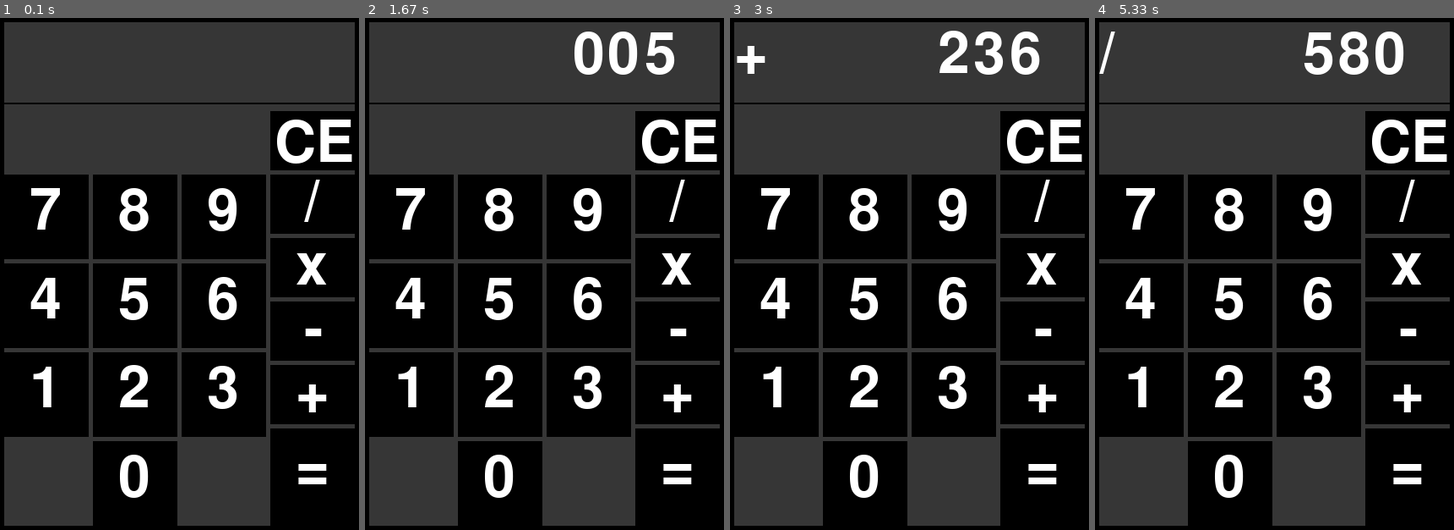
Above: before the commit, frames 1-4 (left to right).
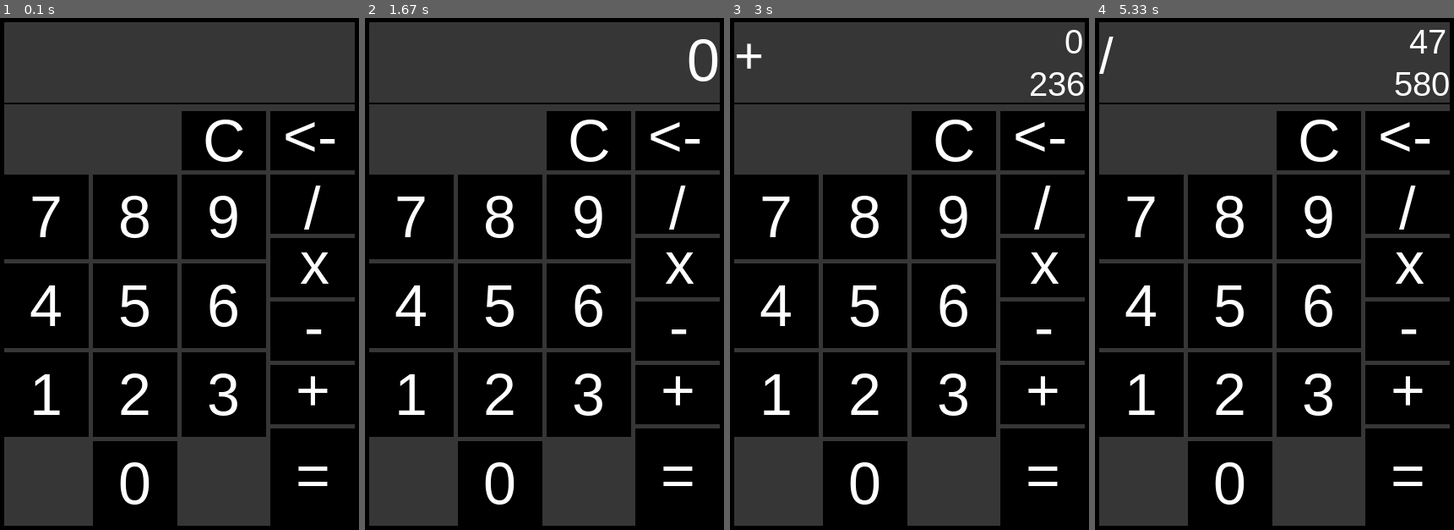
Above: after the commit, the same moments.

Repository: felipeucelli/calculadora-pygame
Game: pygame game, started from calculadora.py
Two runs of this game, one before a commit and one after it. Both use one fixed random seed, a clock stepped at 60 frames per second and the inputs below.
Inputs:
- Up to frame 1 (0.1 s): no input
- Up to frame 2 (1.67 s): tap one key every 0.33 s from 0.33 s: Enter 1 0 5
- Up to frame 3 (3 s): tap one key every 0.33 s from 1.67 s: + 2 3 6
- Up to frame 4 (5.33 s): tap C at 3 s; tap 4 at 3.33 s; tap 7 at 3.67 s; tap / at 4 s; hold 5 4.33-4.8 s; tap 8 at 4.83 s; hold 0 from 5.17 s (still down)

The runs differ from the first frame. In frame 1, 8.8% of the frame differs, in the area x 8-99%, y 18-96%; in frame 2, 10%; in frame 3, 11%; in frame 4, 11%, in the area x 1-99%, y 2-96%.

Commit message:
Update calculadora.py

Diff:
--- a/calculadora.py
+++ b/calculadora.py
@@ -21,19 +21,17 @@
 
 #  CRIA A TELA DE EXIBIÇÃO
 scren = pygame.display.set_mode((largura, altura))
-fps = pygame.time.Clock()
 
 
 class Botao:
     #  INICIALIZA O METODO CONSTRUTOR
-    def __init__(self, pos_x, pos_y, tam_x, tam_y, cor, num, fun):
+    def __init__(self, pos_x, pos_y, tam_x, tam_y, cor, num):
         self.pos_x = pos_x
         self.pos_y = pos_y
         self.tam_x = tam_x
         self.tam_y = tam_y
         self.cor = cor
         self.num = num
-        self.fun = fun
 
     #  FUNÇÃO PARA MOSTRAR O BOTÃO NA TELA
     def mostrar(self, tex_pos_x=0, tex_pos_y=0):
@@ -52,116 +50,167 @@
         pygame.draw.rect(scren, self.cor, [self.pos_x, self.pos_y, self.tam_x, self.tam_y])
 
         #  PEGA A POSIÇÃO X E Y DO MOUSE
-        x = pygame.mouse.get_pos()[0]
-        y = pygame.mouse.get_pos()[1]
-
-        #  print(self.pos_x, self.pos_y, self.num)
+        x1 = pygame.mouse.get_pos()[0]
+        y1 = pygame.mouse.get_pos()[1]
 
         #  VERIFICA A POSIÇÃO DO MOUSE NO QUADRADO CORRESPONDENTE
-        if self.pos_x < x < self.pos_x + self.tam_x and self.pos_y < y < self.pos_y + self.tam_y:
+        if self.pos_x < x1 < self.pos_x + self.tam_x and self.pos_y < y1 < self.pos_y + self.tam_y:
 
             #  MUDA A COR DO BOTÃO
             pygame.draw.rect(scren, cinza31, [self.pos_x, self.pos_y, self.tam_x, self.tam_y])
 
-            #  VERIFICA SE O BOTÃO FOI PRECIONADO E RETORNA O VALOR PARA SER ESCRITO NA TELA
-            for event1 in pygame.event.get():
-
-                #  FECHA O PROGRAMA
-                if event1.type == pygame.QUIT:
-                    sair = True
-
-                #  TESTA SE ALGUM BOTÃO FOI PRECIONADO
-                if event1.type == pygame.MOUSEBUTTONDOWN:
-                    print()
-
-                    #  TESTA A FUNÇÃO DO BOTÃO PRECIONADO
-                    if self.fun == 'op':
-                        op = self.num
-
-                        #  VERIFICA E REOTORNA O OPERADOR
-                        if op != '=':
-                            op = self.num
-                            tela = ''
-                            block = False
-                        else:
-                            op = self.num
-
-                    #  VERIFICA E RETORNA O NUMERO
-                    elif self.fun == 'num':
-                        if not block:
-                            tela += self.num
+            #  DESENHA AS BORDAS DO BOTÃO QUANDO O CURSO ESTA EM CIMA
+            pygame.draw.rect(scren, azul, [self.pos_x, self.pos_y, self.tam_x, 2])  # X SUPERIOR
+            pygame.draw.rect(scren, azul, [self.pos_x, self.pos_y, 2, self.tam_y])  # Y DIREITO
+            pygame.draw.rect(scren, azul, [self.pos_x, self.pos_y + self.tam_y - 2, self.tam_x, 2])  # X INFERIOR
+            pygame.draw.rect(scren, azul, [self.pos_x + self.tam_x - 2, self.pos_y, 2, self.tam_y])  # Y ESQUERDO
 
         #  ESCREVE O NUMERO NA TELA
-        font = pygame.font.SysFont('', 100)
+        font = pygame.font.SysFont('Arial', 70)
         texto = font.render(self.num, True, branco)
         scren.blit(texto, [tex_pos_x, tex_pos_y])
 
 
-#  MOSTRA A TELA
+#  FUNÇÃO DE EXIBIÇÃO DOS VALORES NA TELA
 def gui():
+
     global tela, op, block, num1, num2, total
 
-    #  CONFIGURA O TAMANHO DA TELA DE ACORDO COM A QUANTIDADE DE ITENS
-    tam_tela2 = tam_tela = 34.5
-    tam_tela *= len(tela)
-    tam_tela2 *= len(str(int(num1)))
-
-    #  BLOQUEIA A ENTRADA DE NOVOS NUMEROS DE TIVER MAIS DE NOVE ITENS
-    if len(tela) >= 9:
+    #  VERIFICA O TAMANHO DA 'TELA' E REDIMENSIONA
+    tam_tela = len(tela) * 39
+
+    #  BLOQUEIA A ENTRADA DE VALORES SE HOUVER 10 ITENS
+    if len(tela) == 10:
         block = True
 
-    font1 = pygame.font.SysFont('', 100)  # SELECIONA A FONTE DA TELA
-
-    texto1 = font1.render(tela, True, branco)  # ESCREVE A 'TELA'
-    scren.blit(texto1, [350 - tam_tela, 10])  # SELECIONA A POSIÇÃO X Y DA 'TELA'
-
-    #  VERIFICA SE A TELA FOI LIMPA, CASO COMTRÁRIO MOSTRA O OPERADOR
-    if op != 'CE':
-        texto1 = font1.render(op, True, branco)  # ESCREVE O OPERADOR
-        scren.blit(texto1, [5, 10])  # SELECIONA A POSIÇÃO X Y DO OPERADOR
-
-    #  VERIFICA SE FOI ESCOLHIDO UM OPERADOR E MOSTRA O NUM1
-    if op != '' and num1 != 0 and op != '=' and op != 'CE' and num2 == 0:
-        texto1 = font1.render(str(int(num1)), True, branco)
-        scren.blit(texto1, [350 - tam_tela2, 10])
-
-
-#  CONFIGURA OS BOTÕES
-b0 = Botao(pos_x=110, pos_y=500, tam_x=100, tam_y=100, cor=preto, num='0', fun='num')
-b1 = Botao(pos_x=5, pos_y=395, tam_x=100, tam_y=100, cor=preto, num='1', fun='num')
-b2 = Botao(pos_x=110, pos_y=395, tam_x=100, tam_y=100, cor=preto, num='2', fun='num')
-b3 = Botao(pos_x=215, pos_y=395, tam_x=100, tam_y=100, cor=preto, num='3', fun='num')
-b4 = Botao(pos_x=5, pos_y=290, tam_x=100, tam_y=100, cor=preto, num='4', fun='num')
-b5 = Botao(pos_x=110, pos_y=290, tam_x=100, tam_y=100, cor=preto, num='5', fun='num')
-b6 = Botao(pos_x=215, pos_y=290, tam_x=100, tam_y=100, cor=preto, num='6', fun='num')
-b7 = Botao(pos_x=5, pos_y=185, tam_x=100, tam_y=100, cor=preto, num='7', fun='num')
-b8 = Botao(pos_x=110, pos_y=185, tam_x=100, tam_y=100, cor=preto, num='8', fun='num')
-b9 = Botao(pos_x=215, pos_y=185, tam_x=100, tam_y=100, cor=preto, num='9', fun='num')
-
-tot = Botao(pos_x=320, pos_y=485, tam_x=100, tam_y=115, cor=preto, num='=', fun='op')
-ad = Botao(pos_x=320, pos_y=410, tam_x=100, tam_y=70, cor=preto, num='+', fun='op')
-sub = Botao(pos_x=320, pos_y=335, tam_x=100, tam_y=70, cor=preto, num='-', fun='op')
-mult = Botao(pos_x=320, pos_y=260, tam_x=100, tam_y=70, cor=preto, num='x', fun='op')
-div = Botao(pos_x=320, pos_y=185, tam_x=100, tam_y=70, cor=preto, num='/', fun='op')
-clear = Botao(pos_x=320, pos_y=110, tam_x=100, tam_y=70, cor=preto, num='CE', fun='op')
-
-#  VARIAVEIS GLOBAIS
-tela = ''
-op = ''
-sair = False
-block = False
-num1 = 0
-num2 = 0
-total = 0
-
-#  LOOP PRINCIPAL
-while not sair:
+    #  VERIFICA SE É O PRIMEIRO VALOR QUE ESTA ENTRANDO
+    if op == '':
+
+        #   VERIFICA O TAMANHO DO TOTAL E MOSTRA NO MAXIMO DEZ ELEMNTOS
+        if len(tela) >= 10:
+            tela = tela[0:10]
+            fonte_tela = pygame.font.SysFont('Arial', 70)
+            txt_tela = fonte_tela.render(tela, True, branco)
+            scren.blit(txt_tela, [420 - tam_tela, 10])
+        else:
+            #  CONFIGURA O TEXTO DA PRIMEIRA ENTRADA
+            fonte_tela = pygame.font.SysFont('Arial', 70)
+            txt_tela = fonte_tela.render(tela, True, branco)
+            scren.blit(txt_tela, [420 - tam_tela, 10])
+    else:
+
+        #  CONFIGURA O TEXTO DA SEGUNDA ENTRADA
+        fonte_tela_2 = pygame.font.SysFont('Arial', 40)
+        txt_tela_2 = fonte_tela_2.render(tela, True, branco)
+        scren.blit(txt_tela_2, [420 - (len(tela) * 22), 55])
+
+        # CONFIGURA A EXIBIÇÃO DE TEXTO DA PRIMEIRA ENTRADA JUNTO COM A SEGUNDA
+        fonte_num = pygame.font.SysFont('Arial', 40)
+        txt_num = fonte_num.render(str(int(num1)), True, branco)
+        scren.blit(txt_num, [420 - (len(str(int(num1))) * 24), 5])
+
+        #  RETORNA NA TELA O TOTAL DA OPERAÇÃO
+        if op != 'C' and op != '=':
+            fonte_op = pygame.font.SysFont('Arial', 60)
+            txt_op = fonte_op.render(op, True, branco)
+            scren.blit(txt_op, [5, 10])
+
+
+#  VERIFICA A POSIÇÃO DO MOUSE AO BOTÃO CORRESPONDENTE
+def verificar(verificar_x, verificar_y):
+
+    global tela, op, sair, block
+
+    if b0.pos_x < verificar_x < b0.pos_x + b0.tam_x and b0.pos_y < verificar_y < b0.pos_y + b0.tam_y:
+        if not block:
+            tela += b0.num
+
+    if b1.pos_x < verificar_x < b1.pos_x + b1.tam_x and b1.pos_y < verificar_y < b1.pos_y + b1.tam_y:
+        if not block:
+            tela += b1.num
+
+    if b2.pos_x < verificar_x < b2.pos_x + b2.tam_x and b2.pos_y < verificar_y < b2.pos_y + b2.tam_y:
+        if not block:
+            tela += b2.num
+
+    if b3.pos_x < verificar_x < b3.pos_x + b3.tam_x and b3.pos_y < verificar_y < b3.pos_y + b3.tam_y:
+        if not block:
+            tela += b3.num
+
+    if b4.pos_x < verificar_x < b4.pos_x + b4.tam_x and b4.pos_y < verificar_y < b4.pos_y + b4.tam_y:
+        if not block:
+            tela += b4.num
+
+    if b5.pos_x < verificar_x < b5.pos_x + b5.tam_x and b5.pos_y < verificar_y < b5.pos_y + b5.tam_y:
+        if not block:
+            tela += b5.num
+
+    if b6.pos_x < verificar_x < b6.pos_x + b6.tam_x and b6.pos_y < verificar_y < b6.pos_y + b6.tam_y:
+        if not block:
+            tela += b6.num
+
+    if b7.pos_x < verificar_x < b7.pos_x + b7.tam_x and b7.pos_y < verificar_y < b7.pos_y + b7.tam_y:
+        if not block:
+            tela += b7.num
+
+    if b8.pos_x < verificar_x < b8.pos_x + b8.tam_y and b8.pos_y < verificar_y < b8.pos_y + b8.tam_y:
+        if not block:
+            tela += b8.num
+
+    if b9.pos_x < verificar_x < b9.pos_x + b9.tam_x and b9.pos_y < verificar_y < b9.pos_y + b9.tam_y:
+        if not block:
+            tela += b9.num
+
+    if tot.pos_x < verificar_x < tot.pos_x + tot.tam_x and tot.pos_y < verificar_y < tot.pos_y + tot.tam_y:
+        op = tot.num
+        block = False
+
+    if ad.pos_x < verificar_x < ad.pos_x + ad.tam_x and ad.pos_y < verificar_y < ad.pos_y + ad.tam_y:
+        op = ad.num
+        tela = ''
+        block = False
+
+    if sub.pos_x < verificar_x < sub.pos_x + sub.tam_x and sub.pos_y < verificar_y < sub.pos_y + sub.tam_y:
+        op = sub.num
+        tela = ''
+        block = False
+
+    if mult.pos_x < verificar_x < mult.pos_x + mult.tam_x and mult.pos_y < verificar_y < mult.pos_y + mult.tam_y:
+        op = mult.num
+        tela = ''
+        block = False
+
+    if div.pos_x < verificar_x < div.pos_x + div.tam_x and div.pos_y < verificar_y < div.pos_y + div.tam_y:
+        op = div.num
+        tela = ''
+        block = False
+
+    if back.pos_x < verificar_x < back.pos_x + back.tam_x and back.pos_y < verificar_y < back.pos_y + back.tam_y:
+
+        #  APAGA O ULTIMO ELEMENTO
+        if not block:
+            tela = tela[0:len(tela) - 1]
+
+    if clear.pos_x < verificar_x < clear.pos_x + clear.tam_x and clear.pos_y < verificar_y < clear.pos_y + clear.tam_y:
+        op = clear.num
+        tela = ''
+        block = False
+
+
+def principal():
+    global tela, op, block, num1, num2, total, sair
 
     #  TESTA OS EVENTOS
     for event in pygame.event.get():
 
         if event.type == pygame.QUIT:
             sair = True
+
+        #  TESTA OS EVENTOS DO MOUSE
+        if event.type == pygame.MOUSEBUTTONDOWN:
+            x = pygame.mouse.get_pos()[0]
+            y = pygame.mouse.get_pos()[1]
+            verificar(verificar_x=x, verificar_y=y)
 
         #  TESTA OS EVENTOS DO TECALDO
         if event.type == pygame.KEYDOWN:
@@ -169,59 +218,74 @@
                 sair = True
 
             #  TESTA O NUMERO DO TECLADO PRECIONADO
-            if event.key == pygame.K_0 or event.key == pygame.K_KP0:
+            if event.key == pygame.K_KP0 or event.key == pygame.K_0:
                 if not block:
                     tela += '0'
-            if event.key == pygame.K_1 or event.key == pygame.K_KP1:
+            if event.key == pygame.K_KP1 or event.key == pygame.K_1:
                 if not block:
                     tela += '1'
-            if event.key == pygame.K_2 or event.key == pygame.K_KP2:
+            if event.key == pygame.K_KP2 or event.key == pygame.K_2:
                 if not block:
                     tela += '2'
-            if event.key == pygame.K_3 or event.key == pygame.K_KP3:
+            if event.key == pygame.K_KP3 or event.key == pygame.K_3:
                 if not block:
                     tela += '3'
-            if event.key == pygame.K_4 or event.key == pygame.K_KP4:
+            if event.key == pygame.K_KP4 or event.key == pygame.K_4:
                 if not block:
                     tela += '4'
-            if event.key == pygame.K_5 or event.key == pygame.K_KP5:
+            if event.key == pygame.K_KP5 or event.key == pygame.K_5:
                 if not block:
                     tela += '5'
-            if event.key == pygame.K_6 or event.key == pygame.K_KP6:
+            if event.key == pygame.K_KP6 or event.key == pygame.K_6:
                 if not block:
                     tela += '6'
-            if event.key == pygame.K_7 or event.key == pygame.K_KP7:
+            if event.key == pygame.K_KP7 or event.key == pygame.K_7:
                 if not block:
                     tela += '7'
-            if event.key == pygame.K_8 or event.key == pygame.K_KP8:
+            if event.key == pygame.K_KP8 or event.key == pygame.K_8 and event.mod != pygame.KMOD_RSHIFT \
+                    or event.key == pygame.K_8 and event.mod != pygame.KMOD_LSHIFT:
                 if not block:
                     tela += '8'
-            if event.key == pygame.K_9 or event.key == pygame.K_KP9:
+            if event.key == pygame.K_KP9 or event.key == pygame.K_9:
                 if not block:
                     tela += '9'
 
             #  TESTA O OPERADOR PRECIONADO
-            if event.key == pygame.K_KP_PLUS:
+            if event.key == pygame.K_KP_PLUS or event.mod == pygame.KMOD_RSHIFT and event.key == pygame.K_EQUALS \
+                    or event.mod == pygame.KMOD_LSHIFT and event.key == pygame.K_EQUALS:
                 op = '+'
                 tela = ''
                 block = False
+
             if event.key == pygame.K_KP_MINUS or event.key == pygame.K_MINUS:
                 op = '-'
                 tela = ''
                 block = False
-            if event.key == pygame.K_KP_MULTIPLY:
+
+            if event.key == pygame.K_KP_MULTIPLY or event.mod == pygame.KMOD_RSHIFT and event.key == pygame.K_8 \
+                    or event.mod == pygame.KMOD_LSHIFT and event.key == pygame.K_8:
                 op = 'x'
                 tela = ''
                 block = False
-            if event.key == pygame.K_KP_DIVIDE or event.key == pygame.K_SLASH:
+
+            if event.key == pygame.K_KP_DIVIDE or event.mod == pygame.KMOD_RALT and event.key == pygame.K_q \
+                    or event.key == pygame.K_SLASH:
                 op = '/'
                 tela = ''
                 block = False
+
             if event.key == pygame.K_RETURN:
                 op = '='
                 block = False
+
             if event.key == pygame.K_BACKSPACE:
-                op = "CE"
+
+                #  APAGA O ULTIMO ELEMENTO
+                if not block:
+                    tela = tela[0:len(tela) - 1]
+
+            if event.key == pygame.K_c:
+                op = "C"
                 tela = ''
                 block = False
 
@@ -249,11 +313,12 @@
     b9.mostrar()
 
     tot.mostrar(tex_pos_x=30, tex_pos_y=15)
-    ad.mostrar(tex_pos_x=30, tex_pos_y=0)
-    sub.mostrar(tex_pos_x=40, tex_pos_y=0)
-    mult.mostrar(tex_pos_x=30, tex_pos_y=0)
+    ad.mostrar(tex_pos_x=30, tex_pos_y=-10)
+    sub.mostrar(tex_pos_x=40, tex_pos_y=-10)
+    mult.mostrar(tex_pos_x=35, tex_pos_y=-10)
     div.mostrar(tex_pos_x=40, tex_pos_y=0)
-    clear.mostrar(tex_pos_x=5, tex_pos_y=5)
+    back.mostrar(tex_pos_x=15, tex_pos_y=-10)
+    clear.mostrar(tex_pos_x=25, tex_pos_y=-5)
 
     #  PASSA O PRIMEIRO VALOR FLOAT DA TELA
     if tela != '' and op == '':
@@ -263,23 +328,28 @@
     if tela != '' and op != '':
         num2 = float(tela)
 
-        #  VERIFICA A OPERAÇÃO ESCOLHIDA
+        #  VERIFICA E REALIZA A OPERAÇÃO ESCOLHIDA
         if op == '+':
             total = int(num1 + num2)
+
         if op == '-':
             total = int(num1 - num2)
+
         if op == 'x':
             total = int(num1 * num2)
+
         if op == '/':
             total = float(num1 / num2)
+
         if op == '=':
             num1 = 0
             num2 = 0
+            tela = str(total)
             op = ''
-            tela = str(total)
+            block = True
 
     #  LIMPA A TELA
-    if op == 'CE':
+    if op == 'C':
         tela = ''
         num1 = 0
         num2 = 0
@@ -291,4 +361,38 @@
 
     pygame.display.update()
 
+
+#  CONFIGURA OS BOTÕES
+b0 = Botao(pos_x=110, pos_y=500, tam_x=100, tam_y=100, cor=preto, num='0')
+b1 = Botao(pos_x=5, pos_y=395, tam_x=100, tam_y=100, cor=preto, num='1')
+b2 = Botao(pos_x=110, pos_y=395, tam_x=100, tam_y=100, cor=preto, num='2')
+b3 = Botao(pos_x=215, pos_y=395, tam_x=100, tam_y=100, cor=preto, num='3')
+b4 = Botao(pos_x=5, pos_y=290, tam_x=100, tam_y=100, cor=preto, num='4')
+b5 = Botao(pos_x=110, pos_y=290, tam_x=100, tam_y=100, cor=preto, num='5')
+b6 = Botao(pos_x=215, pos_y=290, tam_x=100, tam_y=100, cor=preto, num='6')
+b7 = Botao(pos_x=5, pos_y=185, tam_x=100, tam_y=100, cor=preto, num='7')
+b8 = Botao(pos_x=110, pos_y=185, tam_x=100, tam_y=100, cor=preto, num='8')
+b9 = Botao(pos_x=215, pos_y=185, tam_x=100, tam_y=100, cor=preto, num='9')
+
+tot = Botao(pos_x=320, pos_y=485, tam_x=100, tam_y=115, cor=preto, num='=')
+ad = Botao(pos_x=320, pos_y=410, tam_x=100, tam_y=70, cor=preto, num='+')
+sub = Botao(pos_x=320, pos_y=335, tam_x=100, tam_y=70, cor=preto, num='-')
+mult = Botao(pos_x=320, pos_y=260, tam_x=100, tam_y=70, cor=preto, num='x')
+div = Botao(pos_x=320, pos_y=185, tam_x=100, tam_y=70, cor=preto, num='/')
+back = Botao(pos_x=320, pos_y=110, tam_x=100, tam_y=70, cor=preto, num='<-')
+clear = Botao(pos_x=215, pos_y=110, tam_x=100, tam_y=70, cor=preto, num='C')
+
+#  VARIAVEIS GLOBAIS
+tela = ''
+op = ''
+sair = False
+block = False
+num1 = 0
+num2 = 0
+total = 0
+
+#  LOOP PRINCIPAL
+while not sair:
+    principal()
+
 pygame.quit()
